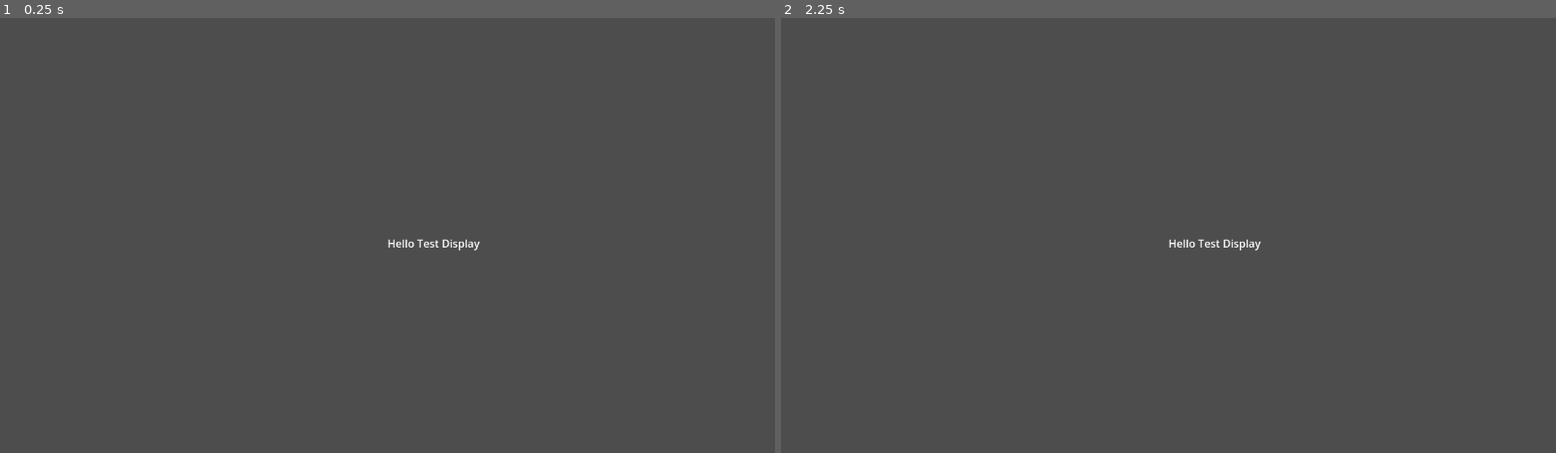
Above: before the commit, frames 1-2 (left to right).
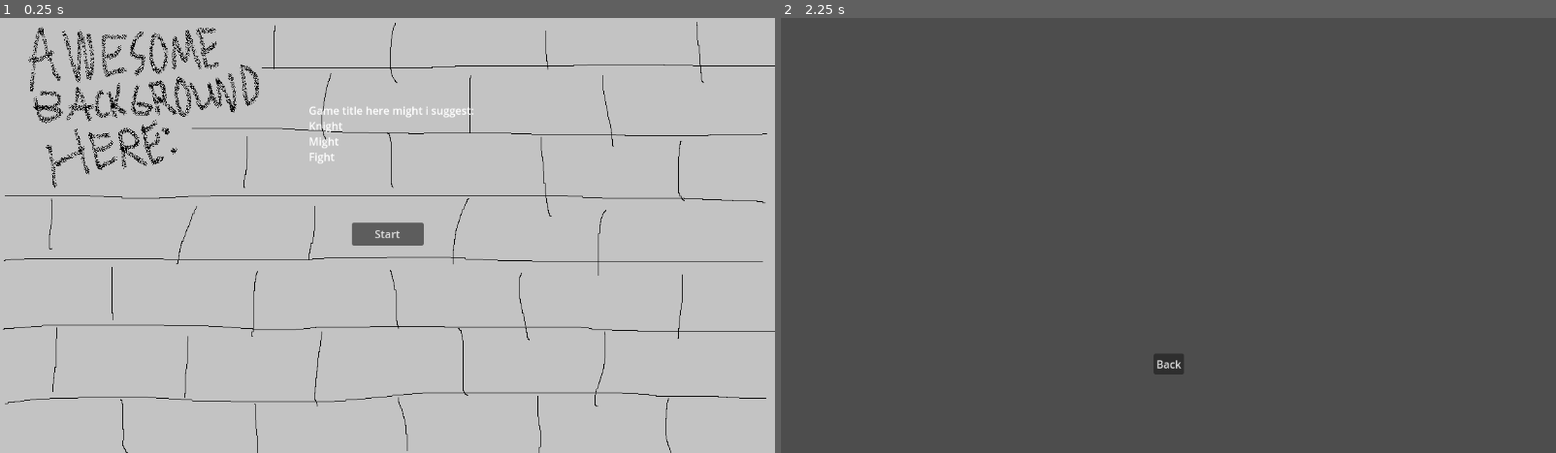
Above: after the commit, the same moments.

Repository: waterded/SDEV265-Game-Demo
Game: Godot game, scene res://node_2d.tscn
Two runs of this game, one before a commit and one after it. Both use one fixed random seed, a clock stepped at 60 frames per second and the inputs below.
Inputs (mouse positions are in pixels of both pictures, inside the frame that each line leads up to):
- Up to frame 1 (0.25 s): no input
- Up to frame 2 (2.25 s): click (1168, 235) at 0.5 s, where only the run after the commit has a clickable "Start"; click (1168, 366) at 1.25 s, where only the run after the commit has a clickable "Back"; click (1168, 235) at 2 s, where only the run after the commit has a clickable "Start"

The runs differ from the first frame. In frame 1, 98% of the frame differs, in the area x 0-100%, y 0-100%; in frame 2, 0.3%.

Commit message:
Implemented Scene Change Logic

Diff:
--- a/node_2d.tscn
+++ b/node_2d.tscn
@@ -1,10 +1,10 @@
-[gd_scene format=3 uid="uid://ubl05tbxru7l"]
+[gd_scene load_steps=2 format=3 uid="uid://ubl05tbxru7l"]
 
-[node name="Scene Controller" type="Node2D"]
+[ext_resource type="Script" uid="uid://b7t4wq302b1ks" path="res://scene_controller.gd" id="1_wtcfe"]
+
+[node name="SceneController" type="Node2D"]
+script = ExtResource("1_wtcfe")
 
 [node name="Camera2D" type="Camera2D" parent="."]
 
-[node name="RichTextLabel" type="RichTextLabel" parent="."]
-offset_right = 420.0
-offset_bottom = 40.0
-text = "Hello Test Display"
+[node name="SceneContainer" type="Node" parent="."]
--- a/project.godot
+++ b/project.godot
@@ -13,7 +13,11 @@
 config/name="SDEV265 Demo"
 run/main_scene="res://node_2d.tscn"
 config/features=PackedStringArray("4.5", "GL Compatibility")
-config/icon="res://icon.svg"
+config/icon="res://assets/icon.svg"
+
+[autoload]
+
+SceneRelay="*res://scene_relay.gd"
 
 [rendering]
 
--- a/scene_controller.gd
+++ b/scene_controller.gd
@@ -1,10 +1,16 @@
 extends Node2D
 
-# Called when the node enters the scene tree for the first time.
+@onready var scene_container = $SceneContainer  # Where scenes get added
+
 func _ready() -> void:
-	pass # Replace with function body.
+    change_scene("res://scenes/start_menu/start_scene.tscn")
 
+func change_scene(scene_path: String):
+    # Remove old scene
+    for child in scene_container.get_children():
+        child.queue_free()
 
-# Called every frame. 'delta' is the elapsed time since the previous frame.
-func _process(delta: float) -> void:
-	pass
+    # Add new scene
+    print("loading ",scene_path)
+    var new_scene = load(scene_path).instantiate()
+    scene_container.add_child(new_scene)
--- /dev/null
+++ b/scene_relay.gd
@@ -0,0 +1,27 @@
+#scene relay is a helper autoload that lets scenes communicate that a new scene should start without needing to know the path or reference the root node.
+
+extends Node
+
+#enums for scene change readability
+enum {
+	START_MENU,
+	DIFFICULTY_SELECT,
+	COMBAT,
+	ITEM_SELECTION,
+	GAME_OVER
+}
+
+#stores the path for each scene enum
+var scene_path_dict = {
+	START_MENU: "res://scenes/start_menu/start_scene.tscn",
+	DIFFICULTY_SELECT: "res://scenes/difficulty_select/difficulty_select_scene.tscn",
+	COMBAT: "",
+	ITEM_SELECTION: "",
+	GAME_OVER: ""
+}
+
+#calls the change to the main scene controller.
+func change_scene(scene: int):
+	#throws error if a bad enum is inserted.
+	assert(scene in scene_path_dict, "Invalid scene enum value")
+	get_node("/root/SceneController").change_scene(scene_path_dict[scene])
--- /dev/null
+++ b/scenes/difficulty_select/back_button.gd
@@ -0,0 +1,5 @@
+extends Button
+
+func _on_pressed() -> void:
+	SceneRelay.change_scene(SceneRelay.START_MENU)
+	pass
--- /dev/null
+++ b/scenes/difficulty_select/difficulty_select_scene.tscn
@@ -0,0 +1,18 @@
+[gd_scene load_steps=3 format=3 uid="uid://bju5mjdbarbbu"]
+
+[ext_resource type="PackedScene" uid="uid://cql6yyh4o87ys" path="res://utilities/editor_camera.tscn" id="1_nwqlm"]
+[ext_resource type="Script" uid="uid://ccnbocs5e6366" path="res://scenes/difficulty_select/back_button.gd" id="2_3njxl"]
+
+[node name="DifficultySelectScene" type="Node2D"]
+
+[node name="EditorCamera" parent="." instance=ExtResource("1_nwqlm")]
+
+[node name="BackButton" type="Button" parent="."]
+offset_left = -22.0
+offset_top = 176.0
+offset_right = 23.0
+offset_bottom = 207.0
+text = "Back"
+script = ExtResource("2_3njxl")
+
+[connection signal="pressed" from="BackButton" to="BackButton" method="_on_pressed"]
--- /dev/null
+++ b/scenes/start_menu/start_button.gd
@@ -0,0 +1,4 @@
+extends Button
+
+func _button_pressed():
+	SceneRelay.change_scene(SceneRelay.DIFFICULTY_SELECT)
--- /dev/null
+++ b/scenes/start_menu/start_scene.tscn
@@ -0,0 +1,38 @@
+[gd_scene load_steps=4 format=3 uid="uid://jau4u6rn4x4c"]
+
+[ext_resource type="Script" uid="uid://chixnr514tlrp" path="res://scenes/start_menu/start_button.gd" id="1_j82x3"]
+[ext_resource type="Texture2D" uid="uid://cy4t4c0j1ctvq" path="res://assets/Start Menu Demo Background.png" id="1_rhxc1"]
+[ext_resource type="PackedScene" uid="uid://cql6yyh4o87ys" path="res://utilities/editor_camera.tscn" id="2_flts6"]
+
+[node name="StartScene" type="Node2D"]
+
+[node name="TextureRect" type="TextureRect" parent="."]
+offset_left = -576.0
+offset_top = -324.0
+offset_right = 576.0
+offset_bottom = 324.0
+mouse_filter = 2
+texture = ExtResource("1_rhxc1")
+
+[node name="StartButton" type="Button" parent="."]
+offset_left = -53.0
+offset_top = -19.0
+offset_right = 54.0
+offset_bottom = 15.0
+text = "Start"
+script = ExtResource("1_j82x3")
+
+[node name="EditorCamera" parent="." instance=ExtResource("2_flts6")]
+
+[node name="RichTextLabel" type="RichTextLabel" parent="."]
+offset_left = -117.0
+offset_top = -198.0
+offset_right = 217.0
+offset_bottom = 40.0
+mouse_filter = 2
+text = "Game title here might i suggest:
+Knight
+Might
+Fight"
+
+[connection signal="pressed" from="StartButton" to="StartButton" method="_button_pressed"]
--- /dev/null
+++ b/utilities/editor_camera.gd
@@ -0,0 +1,6 @@
+@tool
+extends Camera2D
+
+func _ready():
+    if not Engine.is_editor_hint():
+        queue_free()  # Remove when game runs
--- /dev/null
+++ b/utilities/editor_camera.tscn
@@ -0,0 +1,6 @@
+[gd_scene load_steps=2 format=3 uid="uid://cql6yyh4o87ys"]
+
+[ext_resource type="Script" uid="uid://6tjq5u4ifyyi" path="res://utilities/editor_camera.gd" id="1_10kfk"]
+
+[node name="EditorCamera" type="Camera2D"]
+script = ExtResource("1_10kfk")
Binary file added: assets/Start Menu Demo Background.png
Not shown, added: assets/Start Menu Demo Background.png.import
Renamed: icon.svg -> assets/icon.svg
Not shown, changed: assets/icon.svg.import
Renamed: Demo Code/Demo_Code.gd -> demo_code/Demo_Code.gd
Renamed: Demo Code/Demo_Code.gd.uid -> demo_code/Demo_Code.gd.uid
Renamed: Demo Code/rich_text_label.gd -> demo_code/rich_text_label.gd
Renamed: Demo Code/rich_text_label.gd.uid -> demo_code/rich_text_label.gd.uid
Not shown, added: scene_relay.gd.uid
Not shown, added: scenes/difficulty_select/back_button.gd.uid
Not shown, added: scenes/start_menu/start_button.gd.uid
Not shown, added: utilities/editor_camera.gd.uid
